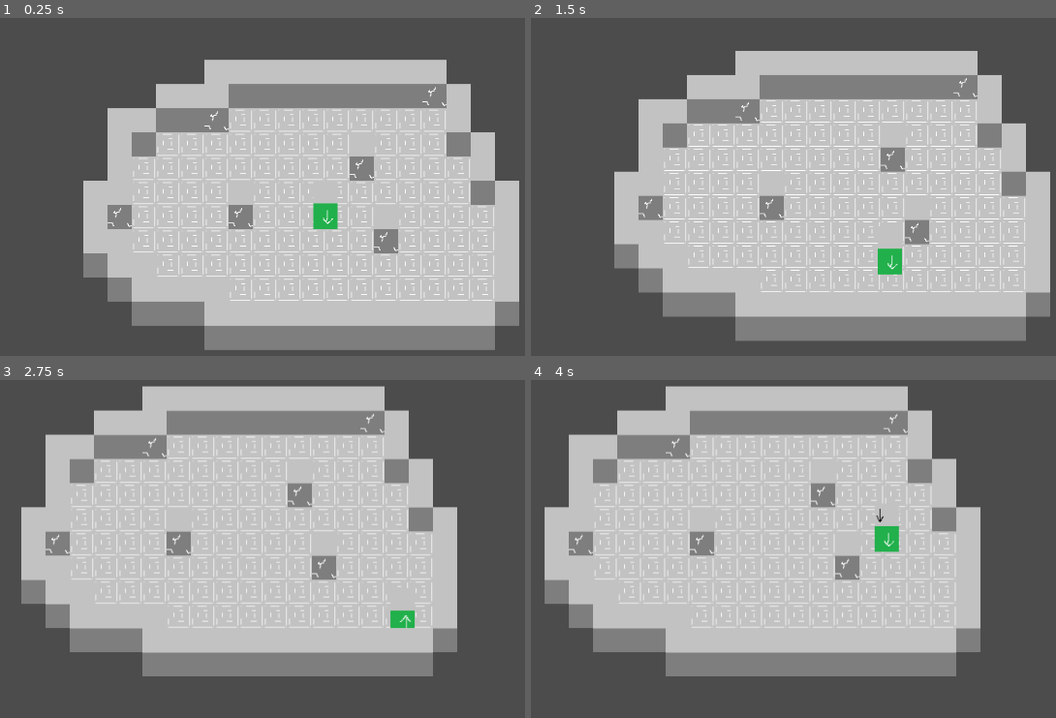
Above: before the commit, frames 1-4 (two rows, left to right).
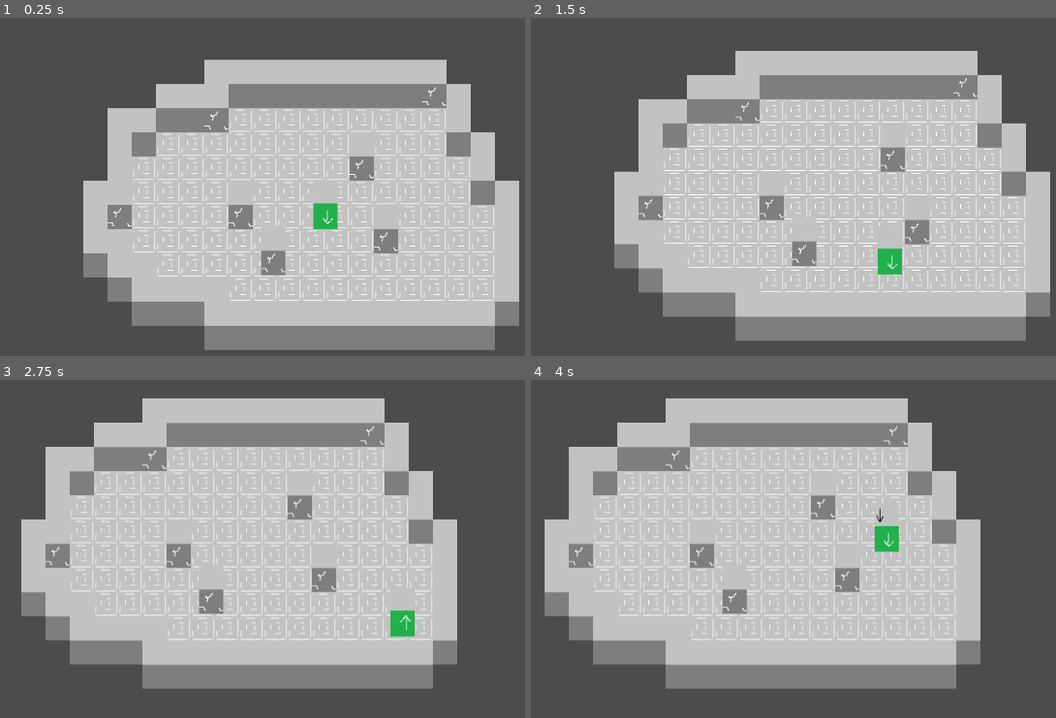
Above: after the commit, the same moments.

Repository: WynseL/TheUnknown
Game: Godot game, scene res://Scenes/World.tscn
The game is run twice, just before and just after one commit, with the same random seed, the same clock (stepped at 60 frames per second) and the same inputs.
Inputs:
- Up to frame 1 (0.25 s): no input
- Up to frame 2 (1.5 s): tap Enter (ui_accept) at 0.5, 0.77 s; hold Right (ui_right) 0.53-1.28 s; hold Down (ui_down) from 1.28 s (still down)
- Up to frame 3 (2.75 s): tap Enter (ui_accept) at 1.52 s; release Down (ui_down) at 2.03 s; hold Right (ui_right) from 2.03 s (still down)
- Up to frame 4 (4 s): release Right (ui_right) at 2.78 s; hold Up (ui_up) 2.78-3.53 s; tap Enter (ui_accept) at 3.02, 3.77 s; hold Left (ui_left) from 3.53 s (still down)

The runs differ from the first frame. In frame 1, 0.4% of the frame differs, in the area x 49-55%, y 61-77%; in frame 2, 0.4%; in frame 3, 21%, in the area x 4-88%, y 1-92%; in frame 4, 21%.

Commit message:
* Added enemy dummy (no ai yet) * Added collision detector for enemy

Diff:
--- /dev/null
+++ b/Scenes/Enemy.gd
@@ -0,0 +1,30 @@
+extends KinematicBody2D
+
+export var MOTION_SPEED = 140
+
+
+
+func _ready():
+
+	set_physics_process(true)
+
+
+
+	pass
+
+func _physics_process(delta):
+
+	var move = Vector2();
+	var body = get_node("Body").get_overlapping_bodies();
+
+	if body.size() != 0:
+		for side in body:
+			print(side.get_groups())
+			if side.is_in_group("Player"):
+				if side.get_global_transform().x < self.get_global_transform().x:
+					move.x -= 1
+
+	move = move.normalized() * MOTION_SPEED * delta
+	move_and_slide(move)
+
+	pass
--- /dev/null
+++ b/Scenes/Enemy.tscn
@@ -0,0 +1,46 @@
+[gd_scene load_steps=5 format=2]
+
+[ext_resource path="res://Scenes/Enemy.gd" type="Script" id=1]
+[ext_resource path="res://Sprites/PanelWall2.png" type="Texture" id=2]
+
+[sub_resource type="RectangleShape2D" id=1]
+
+custom_solver_bias = 0.0
+extents = Vector2( 16, 16 )
+
+[sub_resource type="RectangleShape2D" id=2]
+
+custom_solver_bias = 0.0
+extents = Vector2( 16, 16 )
+
+[node name="Enemy" type="KinematicBody2D"]
+
+input_pickable = false
+collision_layer = 1
+collision_mask = 1
+collision/safe_margin = 0.08
+script = ExtResource( 1 )
+MOTION_SPEED = 140
+
+[node name="Body" type="Area2D" parent="." index="0"]
+
+input_pickable = true
+gravity_vec = Vector2( 0, 1 )
+gravity = 98.0
+linear_damp = 0.1
+angular_damp = 1.0
+audio_bus_override = false
+audio_bus_name = "Master"
+
+[node name="Collision" type="CollisionShape2D" parent="Body" index="0"]
+
+shape = SubResource( 1 )
+
+[node name="Sprite" type="Sprite" parent="." index="1"]
+
+texture = ExtResource( 2 )
+
+[node name="CollisionShape2D" type="CollisionShape2D" parent="." index="2"]
+
+position = Vector2( 0, 16 )
+shape = SubResource( 2 )
--- a/Scenes/Player.tscn
+++ b/Scenes/Player.tscn
@@ -64,7 +64,7 @@
 "speed": 3.0
 } ]
 
-[node name="Player" type="KinematicBody2D"]
+[node name="Player" type="KinematicBody2D" index="0"]
 
 input_pickable = false
 collision_layer = 1
@@ -104,6 +104,7 @@
 
 [node name="Collision" type="CollisionShape2D" parent="." index="2"]
 
+position = Vector2( 0, 16 )
 shape = SubResource( 1 )
 _sections_unfolded = [ "Transform" ]
 
--- a/Scenes/World.tscn
+++ b/Scenes/World.tscn
@@ -1,10 +1,11 @@
-[gd_scene load_steps=4 format=2]
+[gd_scene load_steps=5 format=2]
 
 [ext_resource path="res://Scenes/Floor.tres" type="TileSet" id=1]
 [ext_resource path="res://Scenes/Tileset.tres" type="TileSet" id=2]
-[ext_resource path="res://Scenes/Player.tscn" type="PackedScene" id=3]
+[ext_resource path="res://Scenes/Enemy.tscn" type="PackedScene" id=3]
+[ext_resource path="res://Scenes/Player.tscn" type="PackedScene" id=4]
 
-[node name="World" type="Node2D" index="0"]
+[node name="World" type="Node2D"]
 
 [node name="Floor" type="TileMap" parent="." index="0"]
 
@@ -49,4 +50,8 @@
 tile_data = PoolIntArray( -262149, 0, 0, -262148, 0, 0, -262147, 0, 0, -262146, 0, 0, -262145, 0, 0, -327680, 0, 0, -32 …(640 unchanged characters)…
 _sections_unfolded = [ "Cell" ]
 
-[node name="Player" parent="TileMap" index="0" instance=ExtResource( 3 )]
+[node name="Enemy" parent="TileMap" index="0" instance=ExtResource( 3 )]
+
+position = Vector2( -69.016, 60.5203 )
+
+[node name="Player" parent="TileMap" index="1" instance=ExtResource( 4 )]
--- a/Scripts/Player.gd
+++ b/Scripts/Player.gd
@@ -21,9 +21,6 @@
 
 	# animation node for animations
 	PlayerAnimNode = get_node("AnimatedSprite")
-
-	# prepare PlayerMovement class
-#	movement = Movement.new();
 
 	pass
 
